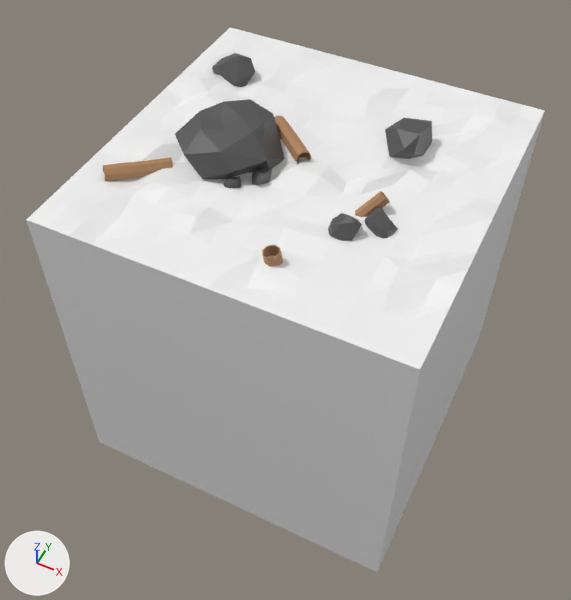
An edit to the Blender file features/ForestChunkBlender/ForestChunk.blend, drawn before and after from the same camera.
Both versions are drawn from a 50 mm lens placed at (5.5, -11.87, 14.32), pointed at (-0.18, -0.51, 0.11). The axes (+X, +Y, +Z) are drawn at lower left. The lights are the same throughout.

Before the edit, the objects in view are built like this:
```python
ob_fallenlog = bpy.data.objects.new('FallenLog', me_cylinder_001)
ob_fallenlog.location = (-0.5, 0.38, 4.11)
ob_fallenlog.rotation_euler = (1.571, 0.0, 0.818)  # degrees (90, 0, 47)
ob_fallenlog.scale = (-0.173, -0.173, -0.173)
ob_ground = bpy.data.objects.new('Ground', me_cube_001)
ob_ground.location = (0.0, 0.0, 0.0)
ob_ground.scale = (4.0, 4.0, 4.0)
ob_rock2 = bpy.data.objects.new('Rock2', me_icosphere_001)
ob_rock2.location = (1.79, 1.49, 4.15)
ob_rock2.rotation_euler = (5.687, -1.257, 5.39)  # degrees (326, -72, 309)
ob_rock2.scale = (0.478, 0.478, 0.478)
ob_rock2_001 = bpy.data.objects.new('Rock2.001', me_icosphere_006)
ob_rock2_001.location = (-2.94, 2.23, 4.02)
ob_rock2_001.rotation_euler = (5.575, -4.287, 8.149)  # degrees (319, -246, 107)
ob_rock2_001.scale = (0.478, 0.478, 0.478)
ob_rock4 = bpy.data.objects.new('Rock4', me_icosphere_003)
ob_rock4.location = (-1.53, -0.41, 4.17)
ob_rock4.rotation_euler = (8.828, -1.885, 4.868)  # degrees (146, -108, 279)
ob_rock4.scale = (0.94, 0.94, 0.94)
ob_rock5 = bpy.data.objects.new('Rock5', me_icosphere_004)
ob_rock5.location = (-0.52, -0.89, 4.06)
ob_rock5.rotation_euler = (5.687, -1.257, 5.39)  # degrees (326, -72, 309)
ob_rock5.scale = (0.198, 0.198, 0.198)
ob_rock6 = bpy.data.objects.new('Rock6', me_icosphere_005)
ob_rock6.location = (-0.92, -1.32, 4.03)
ob_rock6.rotation_euler = (10.14, -3.623, 2.644)  # degrees (221, -208, 151)
ob_rock6.scale = (0.198, 0.198, 0.198)
# also in view: 'FallenLog.002' at (-2.94, -1.74, 3.97)
```
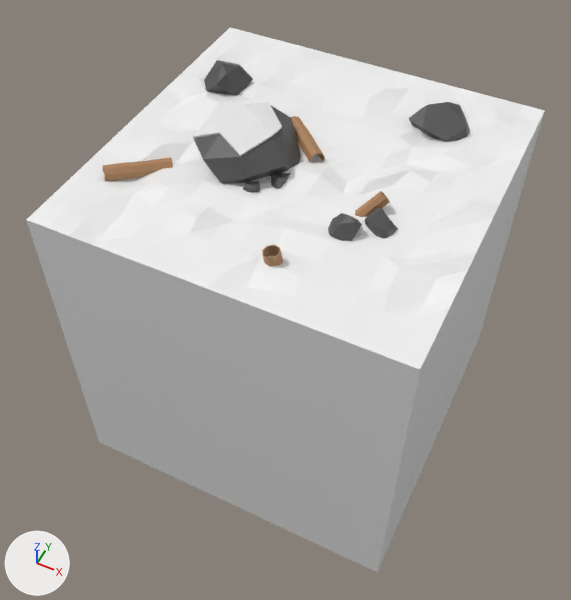
Commit message: feat: ForestChunk tweaks

Location of each change, [x1, y1, x2, y2] in pixels of the pictures (571 x 600 px):
'Rock4', moved
    before: [175, 99, 285, 179]
    after: [193, 106, 301, 183]
'Rock2', moved, turned, rescaled
    before: [385, 118, 432, 159]
    after: [408, 102, 470, 142]
'Rock4Snow', added
    after: [193, 102, 282, 156]
'Rock2.001', moved, turned
    before: [212, 53, 255, 87]
    after: [204, 60, 253, 95]
'FallenLog', moved, turned
    before: [274, 115, 311, 164]
    after: [291, 116, 325, 163]
'Rock5', moved
    before: [252, 169, 272, 185]
    after: [271, 173, 291, 189]
'Rock6', moved
    before: [223, 176, 241, 188]
    after: [243, 181, 260, 192]

The change, as a list of edits to the scene's bpy script:
```text
Add mat_material_015:
    mat_material_015 = principled_material('Material.015')
    mat_material_015.base_color = (0.8, 0.8, 0.8)  # white #e7e7e7
Add me_icosphere_007:
    me_icosphere_007.from_pydata([(0.22, -0.72, 0.77), (0.67, 0.52, 0.48), (0.92, 0.13, -0.58), (0.74, -0.25, -0.02), (0.21, 0.61, 1.05), (0.55, -0.78, 0.0), (0.67, -0.69, -0.33), (0.87, 0.37, -0.03), (0.46, 0.02, 0.78), (0.51, -0.39, 0.4)], [], [(3, 7, 1, 8, 9), (3, 6, 2), (3, 2, 7), (9, 5, 3), (5, 9, 0), (4, 8, 1), (6, 3, 5), (8, 0, 9)])
    me_icosphere_007.materials.append(mat_material_015)  # white #e7e7e7
Change ob_rock2:
    ob_rock2.location: (1.79, 1.49, 4.15) -> (2.09, 2.49, 4.01)
    ob_rock2.rotation_euler: (5.687, -1.257, 5.39) -> (1.681, 0.323, 11.27)  # degrees (326, -72, 309) -> degrees (96, 19, 286)
    ob_rock2.scale: (0.478, 0.478, 0.478) -> (0.573, 0.573, 0.573)
Change ob_rock4:
    ob_rock4.location: (-1.53, -0.41, 4.17) -> (-1.15, -0.3, 4.11)
Change ob_rock5:
    ob_rock5.location: (-0.52, -0.89, 4.06) -> (-0.14, -0.79, 4.0)
Change ob_rock6:
    ob_rock6.location: (-0.92, -1.32, 4.03) -> (-0.55, -1.21, 3.97)
Change ob_fallenlog:
    ob_fallenlog.location: (-0.5, 0.38, 4.11) -> (-0.22, 0.53, 4.08)
    ob_fallenlog.rotation_euler: (1.571, 0.0, 0.818) -> (1.571, 0.0, 0.769)  # degrees (90, 0, 47) -> degrees (90, 0, 44)
Change ob_rock2_001:
    ob_rock2_001.location: (-2.94, 2.23, 4.02) -> (-2.83, 1.8, 4.14)
    ob_rock2_001.rotation_euler: (5.575, -4.287, 8.149) -> (5.575, -4.287, 12.96)  # degrees (319, -246, 107) -> degrees (319, -246, 23)
Add ob_rock4snow:
    ob_rock4snow = bpy.data.objects.new('Rock4Snow', me_icosphere_007)
    ob_rock4snow.location = (-1.15, -0.3, 4.13)
    ob_rock4snow.rotation_euler = (8.828, -1.885, 4.868)  # degrees (146, -108, 279)
    ob_rock4snow.scale = (0.94, 0.94, 0.94)
    _m = ob_rock4snow.modifiers.new('Solidify', 'SOLIDIFY')
    _m.thickness = -0.05
    _m.offset = 0.0
```
